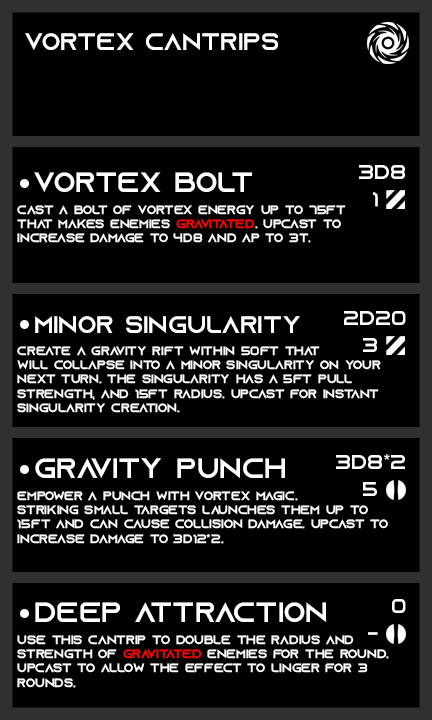
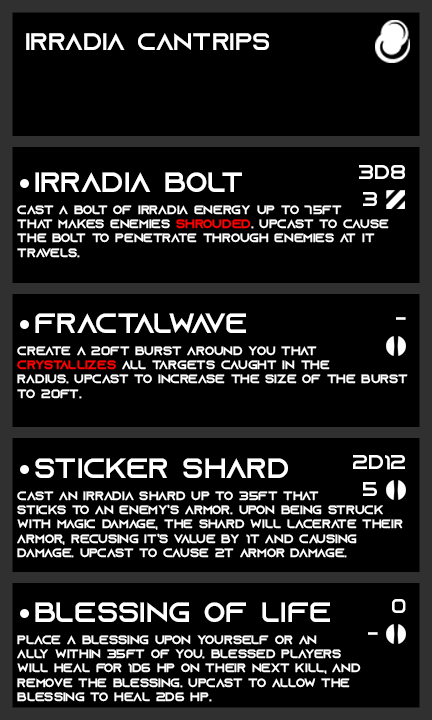
Layer changes from the first 432 × 720 image to the second:
renamed "vortex cantrips" to "irradia cantrips", painted on it over [25, 33, 278, 50]
hid "vortex" over [367, 22, 409, 64]
added layer "Irridia" in group "Affinity" over [375, 20, 410, 63]
renamed "cast a bolt of vortex energy up to 75ft that makes enemies grav" to "cast a bolt of irradia energy up to 75ft that makes enemies shr", painted on it over [17, 205, 389, 258]
renamed "vortex bolt" to "irradia bolt", painted on it over [34, 172, 252, 192]
painted on "AP" (1st of 4, in "Level 1" › "Stats") over [363, 192, 378, 207]
renamed "create a gravity rift within 50ft that will collapse into a mi" to "create a 20ft burst around you that crystallizes all targets ca", painted on it over [17, 346, 408, 413]
renamed "minor singularity" to "fractalwave", painted on it over [35, 313, 300, 333]
hid "Anti Tank" (2nd of 4, in "Level 2" › "Stats copy") over [386, 336, 405, 355]
showed "Standard" (2nd of 4, in "Level 2" › "Stats copy") over [386, 336, 406, 356]
hid "AP" (2nd of 4, in "Level 2" › "Stats copy"), painted on it over [363, 338, 377, 352]
renamed "2d20" to "-", painted on it over [344, 311, 406, 325]
renamed "empower a punch with vortex magic. striking small targets laun" to "cast an irradia shard up to 35ft that sticks to an enemy’s arm", painted on it over [17, 491, 403, 558]
renamed "gravity punch" to "sticker shard", painted on it over [35, 458, 288, 478]
renamed "3d8*2" to "2d12", painted on it over [336, 454, 390, 470]
renamed "use this cantrip to double the radius and strength of gravitate" to "place a blessing upon yourself or an ally within 35ft of you. b", painted on it over [17, 635, 389, 702]
renamed "deep attraction" to "blessing of life", painted on it over [39, 602, 330, 622]
